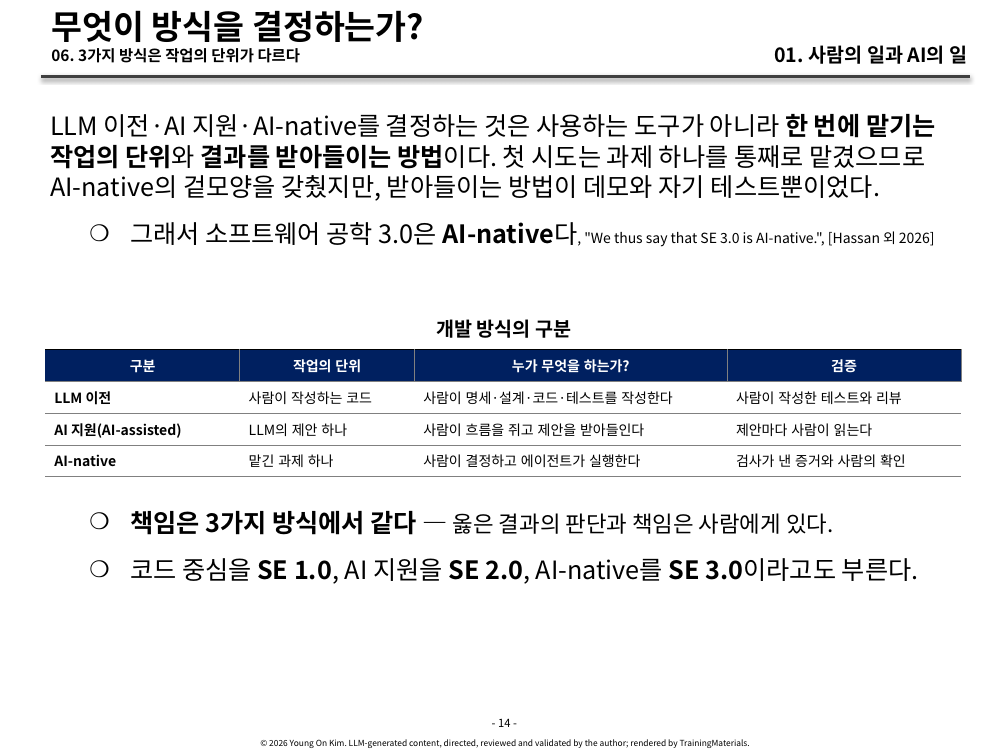
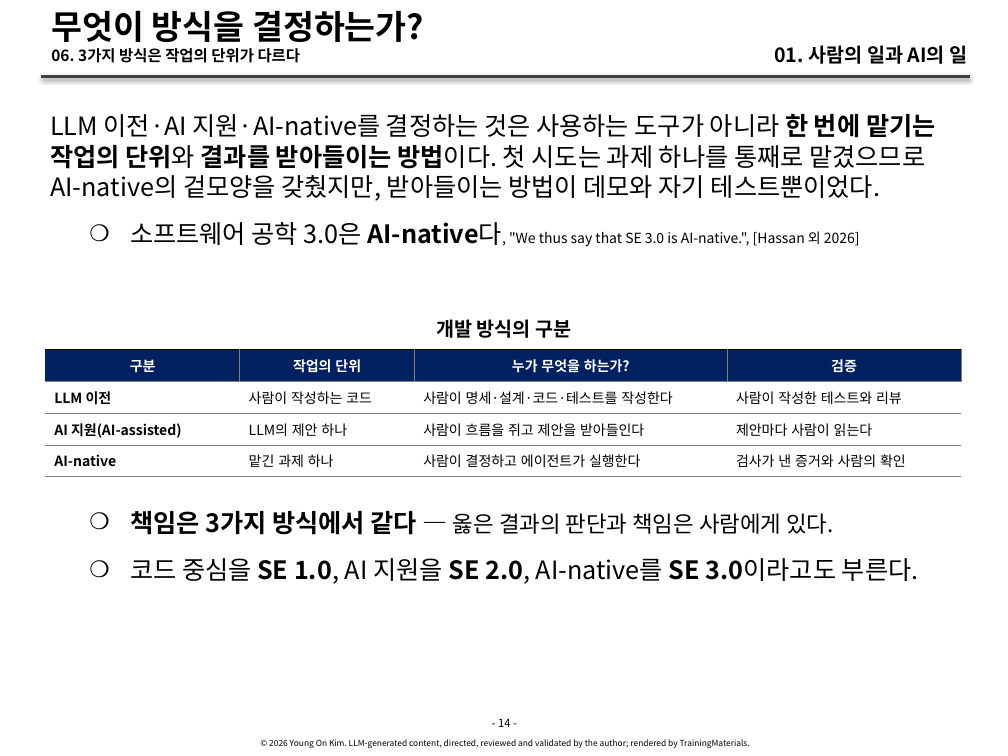
Before and after one commit to YoungSan77/TrainingMaterials, a slide deck: slide 14 of courses/ai-native/sessions/s01.pptx. Drawn at 1008x756 pixels with LibreOffice and Linux fonts; fonts in the diff are those of the drawing. Boxes give left, top, right and bottom in pixels: in the first picture for what was removed or moved away, otherwise in the second. Text is boxed around its words. In the diff, an @@ line names an element or a change of style, - is before the commit and + after.

```diff
--- a/courses/ai-native/sessions/s01.pptx
+++ b/courses/ai-native/sessions/s01.pptx
@@ text at [130, 222, 860, 247]: text changed @@
-    ❍ 그래서 소프트웨어 공학 3.0은 AI-native다, "We thus say that SE 3.0 is AI-native.", [Hassan 외 2026]
+    ❍ 소프트웨어 공학 3.0은 AI-native다, "We thus say that SE 3.0 is AI-native.", [Hassan 외 2026]
```
Also in this commit, not shown: 8 other slides changed, 4 other files.
